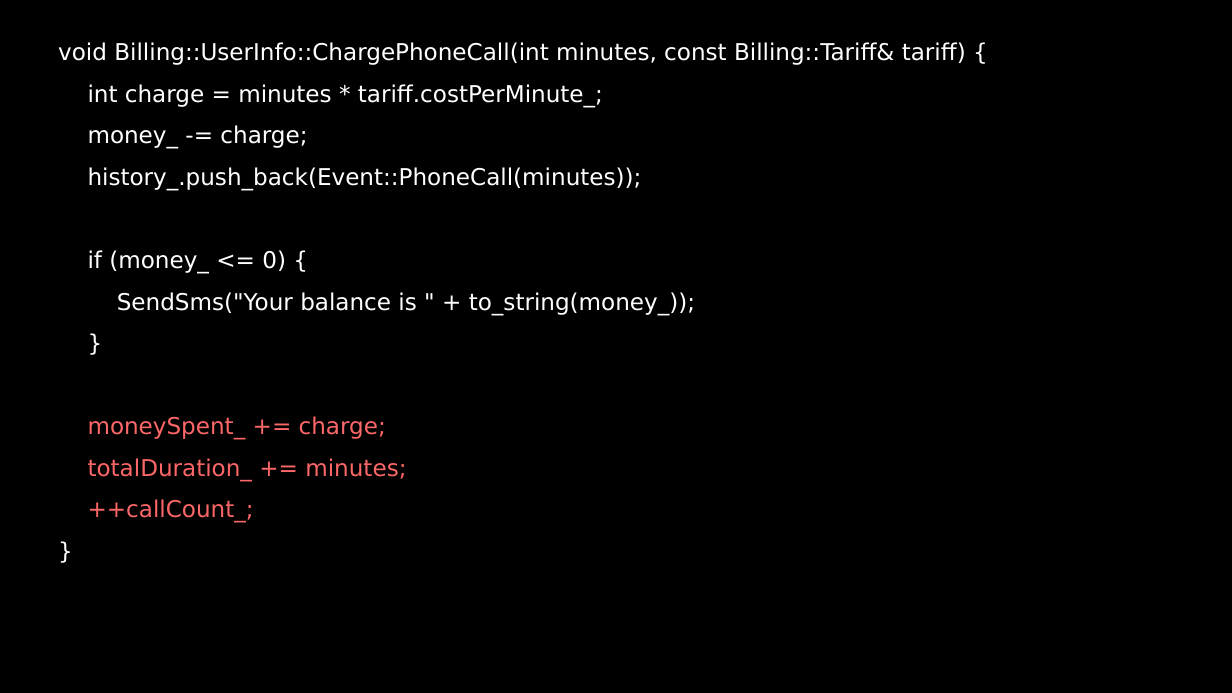
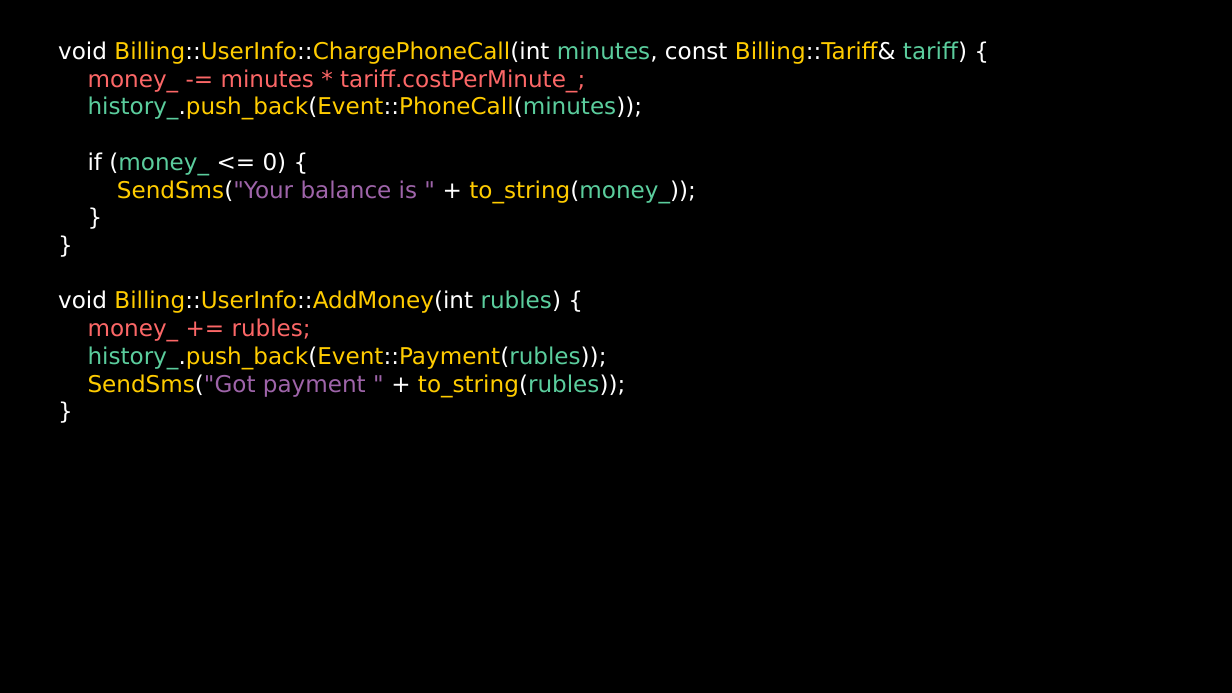
Before and after one commit to ishfb/cpprus17, a slide deck: slide 28 of slides.pptx (slide 30 before the commit). Drawn at 1232x693 pixels with LibreOffice and Linux fonts; fonts in the diff are those of the drawing. Boxes give left, top, right and bottom in pixels: in the first picture for what was removed or moved away, otherwise in the second. Text is boxed around its words. In the diff, an @@ line names an element or a change of style, - is before the commit and + after.

```diff
--- a/slides.pptx
+++ b/slides.pptx
@@ text at <box>58,41,967,398</box>: text changed; text colour #FFFFFF to #FFCC00 @@
-void Billing::UserInfo::ChargePhoneCall(int minutes, const Billing::Tariff& tariff) {
-int charge = minutes * tariff.costPerMinute_;
-money_ -= charge;
-history_.push_back(Event::PhoneCall(minutes));
-if (money_ <= 0) {
-SendSms("Your balance is " + to_string(money_));
-}
-moneySpent_ += charge;
-totalDuration_ += minutes;
-++callCount_;
-}
+void Billing::UserInfo::ChargePhoneCall(int minutes, const Billing::Tariff& tariff) {
+money_ -= minutes * tariff.costPerMinute_;
+history_.push_back(Event::PhoneCall(minutes));
+if (money_ <= 0) {
+SendSms("Your balance is " + to_string(money_));
+}
+}
+void Billing::UserInfo::AddMoney(int rubles) {
+money_ += rubles;
+history_.push_back(Event::Payment(rubles));
+SendSms("Got payment " + to_string(rubles));
+}
```
Also in this commit, not shown: 1 other slide changed, 3 slides added, 6 slides removed, 2 other files.
